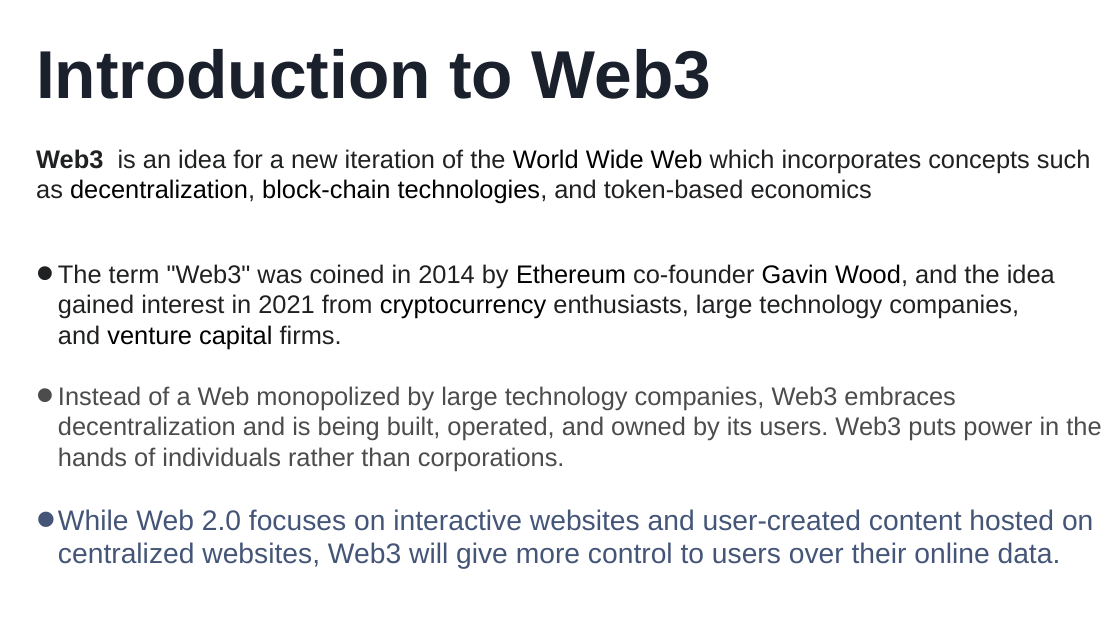
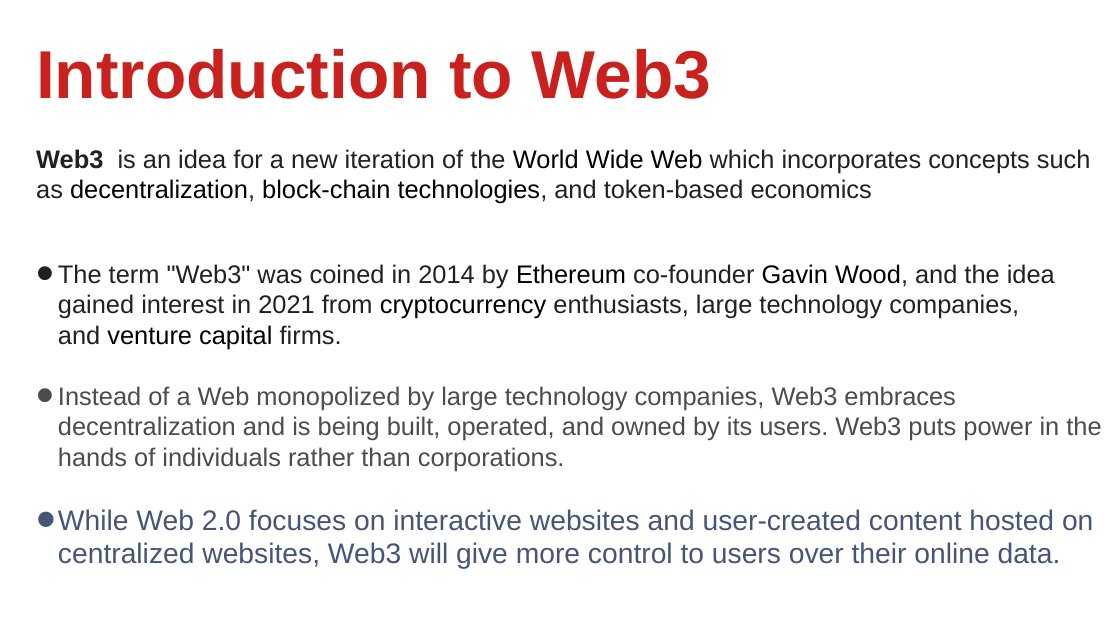
Before and after one commit to kainatquaderee/presentation, a slide deck: slide 4 of kainat quaderee - khaled karim.pptx. Drawn at 1120x630 pixels with LibreOffice and Linux fonts; fonts in the diff are those of the drawing. Boxes give left, top, right and bottom in pixels: in the first picture for what was removed or moved away, otherwise in the second. Text is boxed around its words. In the diff, an @@ line names an element or a change of style, - is before the commit and + after.

```diff
--- a/kainat quaderee - khaled karim.pptx
+++ b/kainat quaderee - khaled karim.pptx
@@ title "Introduction to Web3" at <box>36,49,711,99</box>: text colour #1A202C to #C9211E @@
```
Also in this commit, not shown: 3 other slides changed.
